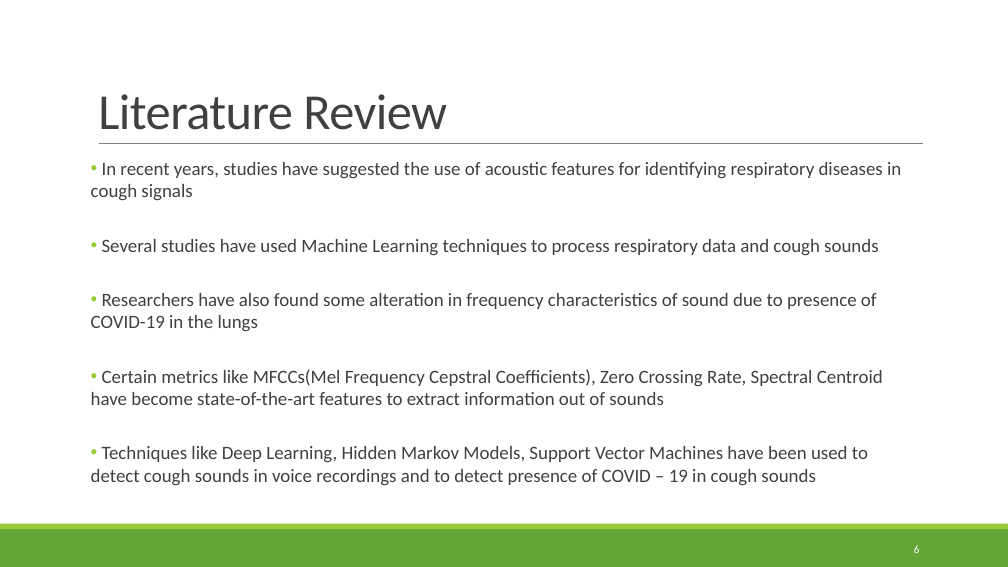
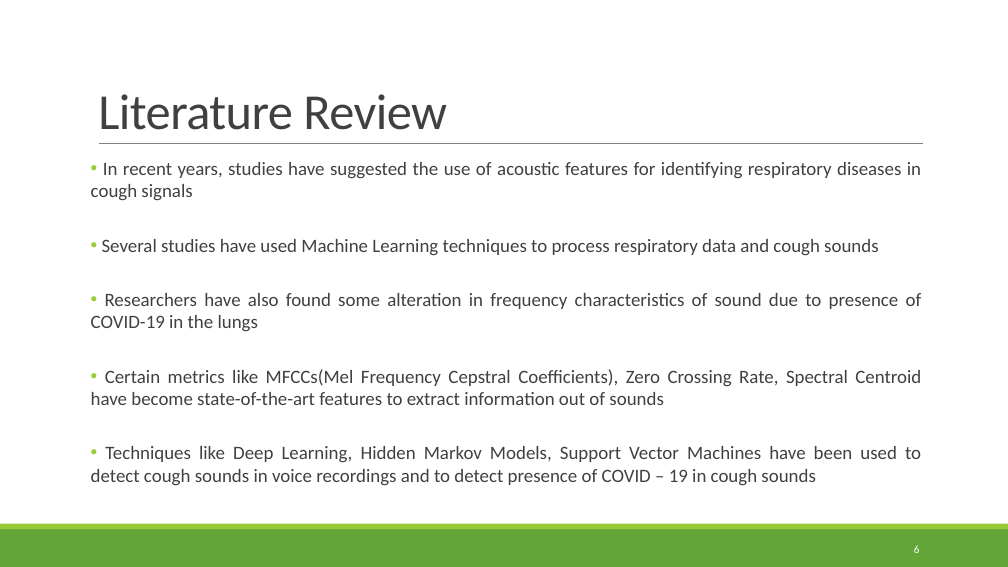
Before and after one commit to HimanshuKGP007/COV_Project, a slide deck: slide 6 of BTP_Files/PPT/BTP Presentation.pptx. Drawn at 1008x567 pixels with LibreOffice and Linux fonts; fonts in the diff are those of the drawing. Boxes give left, top, right and bottom in pixels: in the first picture for what was removed or moved away, otherwise in the second. Text is boxed around its words. In the diff, an @@ line names an element or a change of style, - is before the commit and + after.

```diff
--- a/BTP_Files/PPT/BTP Presentation.pptx
+++ b/BTP_Files/PPT/BTP Presentation.pptx
@@ text "In recent years, studies have ..." at [91,162,922,486]: alignment left to justified @@
```
Also in this commit, not shown: 5 other slides changed, 13 slides added, 4 slides removed, 9 other files.
